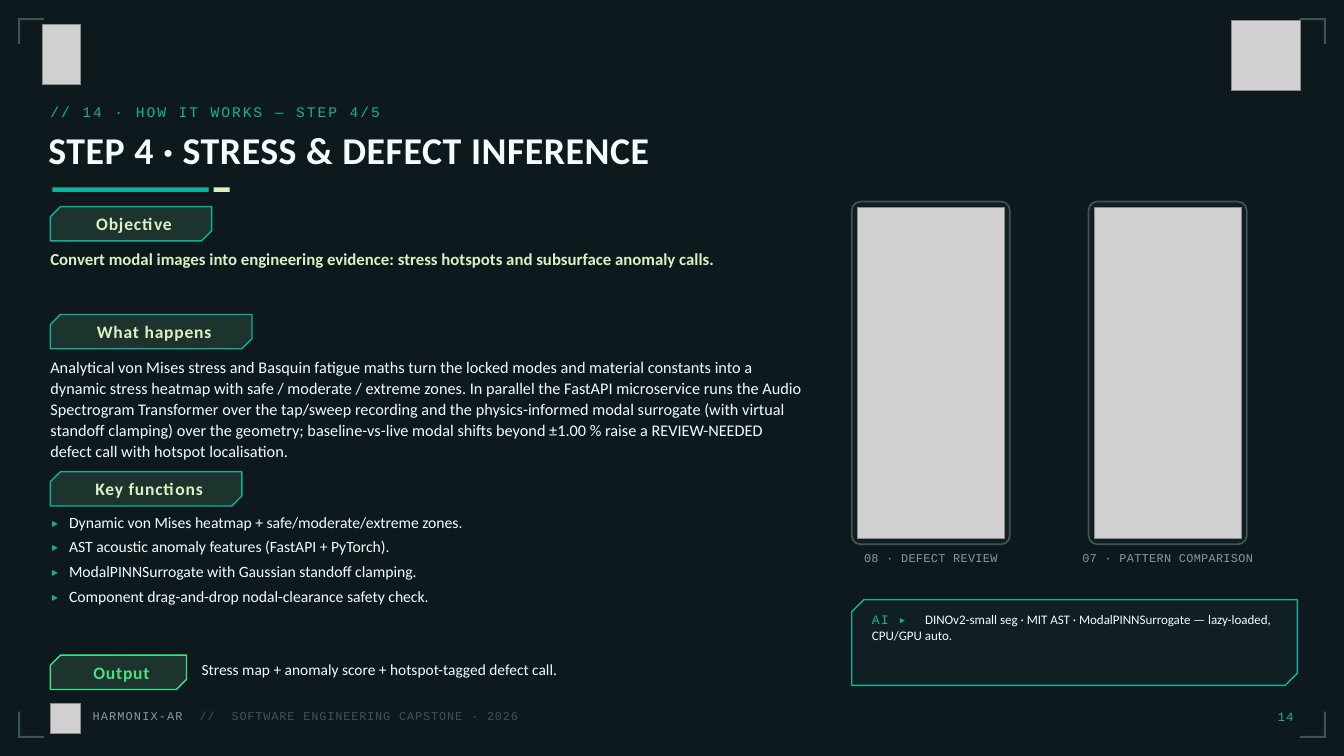
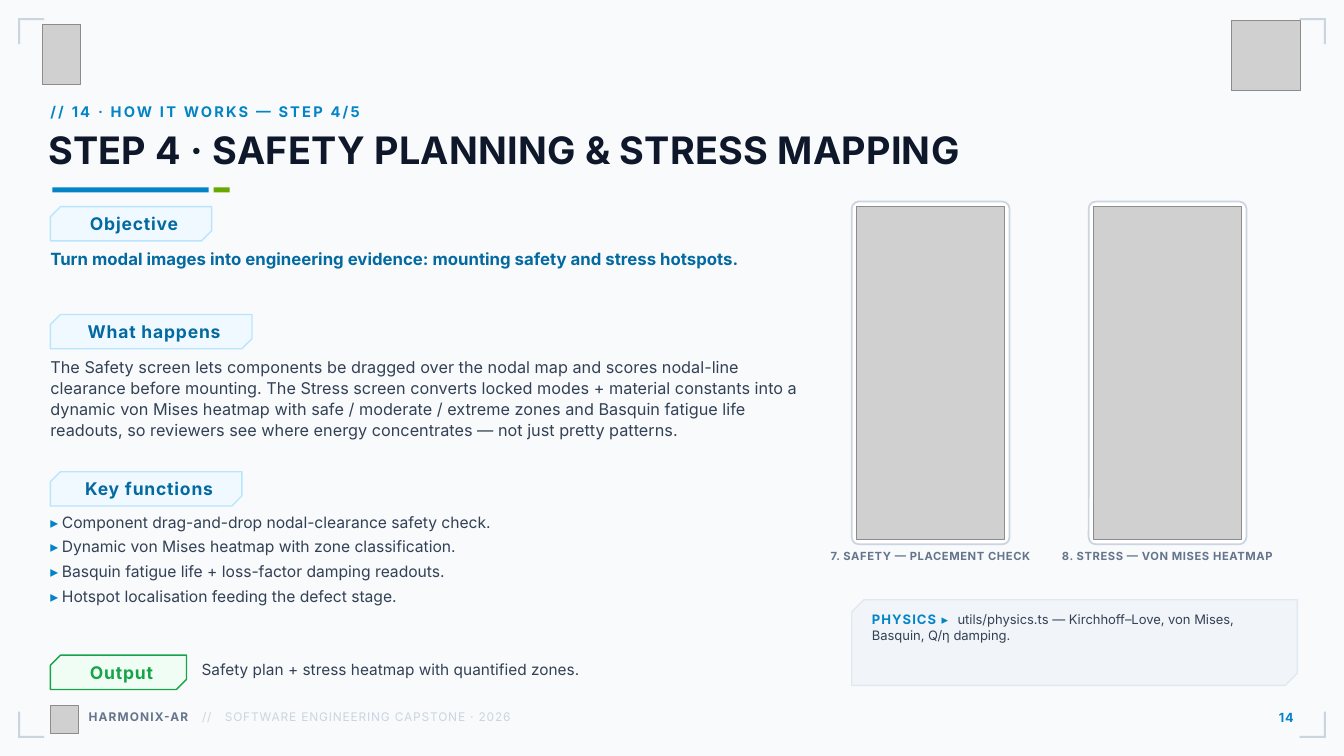
Before and after one commit to nandhish3004/Harmonix-AI, a slide deck: slide 15 of HARMONIX-AR_Capstone_Deck.pptx. Drawn at 1344x756 pixels with LibreOffice and Linux fonts; fonts in the diff are those of the drawing; grey boxes stand for pictures; background and template pictures are left out. Boxes give left, top, right and bottom in pixels: in the first picture for what was removed or moved away, otherwise in the second. Text is boxed around its words. In the diff, an @@ line names an element or a change of style, - is before the commit and + after.

Commit message:
docs: capstone deck v2 — real app UI screenshots (headless build) + current light engineering theme + reference-exact title slide

```diff
--- a/HARMONIX-AR_Capstone_Deck.pptx
+++ b/HARMONIX-AR_Capstone_Deck.pptx
@@ background #0D191C to picture (left out) @@
@@ text "// 14 · HOW IT ..." at bbox=[72, 105, 360, 119]: font Courier New to Inter, text colour #0EB29A to #0284C7, letter spacing 1.4 to 1.6 pt, bold on @@
@@ text at bbox=[48, 136, 960, 165]: text changed; font Calibri to Inter; text colour #F5FDFF to #0F172A @@
-STEP 4 · STRESS & DEFECT INFERENCE
+STEP 4 · SAFETY PLANNING & STRESS MAPPING
@@ rectangle at bbox=[52, 188, 209, 193]: fill #0EB29A to #0284C7 @@
@@ rectangle at bbox=[214, 188, 230, 193]: fill #DDF0C2 to #68A800 @@
@@ rounded rectangle at bbox=[852, 202, 1009, 544]: fill #101F23 to #FFFFFF; outline #3E5556 1.25 pt to #CBD5E1 1.25 pt; proportions changed @@
@@ rounded rectangle at bbox=[1089, 202, 1246, 544]: fill #101F23 to #FFFFFF; outline #3E5556 1.25 pt to #CBD5E1 1.25 pt; proportions changed @@
@@ text at bbox=[50, 252, 738, 269]: text changed; font Calibri to Inter; text colour #DDF0C2 to #0369A1 @@
-Convert modal images into engineering evidence: stress hotspots and subsurface anomaly calls.
+Turn modal images into engineering evidence: mounting safety and stress hotspots.
@@ text at bbox=[50, 360, 797, 440]: text changed; font Calibri to Inter; text colour #F5FDFF to #334155 @@
-Analytical von Mises stress and Basquin fatigue maths turn the locked modes and material constants into a dynamic stress heatmap with safe / moderate / extreme zones. In parallel the FastAPI microservice runs the Audio Spectrogram Transformer over the tap/sweep recording and the physics-informed modal surrogate (with virtual standoff clamping) over the geometry; baseline-vs-live modal shifts beyond ±1.00 % raise a REVIEW-NEEDED defect call with hotspot localisation.
+The Safety screen lets components be dragged over the nodal map and scores nodal-line clearance before mounting. The Stress screen converts locked modes + material constants into a dynamic von Mises heatmap with safe / moderate / extreme zones and Basquin fatigue life readouts, so reviewers see where energy concentrates — not just pretty patterns.
@@ font Calibri to Inter, text colour #DDF0C2 to #0369A1; fill #1C332E to #F0F9FF; outline #0EB29A 1 pt to #BAE6FD 1 pt in 3 elements at bbox=[50, 207, 212, 241], bbox=[50, 315, 252, 349], bbox=[50, 472, 242, 506] @@
@@ text at bbox=[62, 516, 490, 532]: font Courier New to Inter, text colour #0EB29A to #0284C7 in "▸"; font Calibri to Inter, text colour #F5FDFF to #334155 in "Component drag-and-drop nodal-clearance safety check." @@
@@ text at bbox=[69, 517, 462, 580]: paragraphs removed @@
-▸ Dynamic von Mises heatmap + safe/moderate/extreme zones.
-▸ AST acoustic anomaly features (FastAPI + PyTorch).
-▸ ModalPINNSurrogate with Gaussian standoff clamping.
@@ text at bbox=[62, 540, 456, 606]: paragraphs added @@
+▸ Dynamic von Mises heatmap with zone classification.
+▸ Basquin fatigue life + loss-factor damping readouts.
+▸ Hotspot localisation feeding the defect stage.
@@ text added at bbox=[831, 552, 1030, 560], 8 pt, text #64748B, bold @@
+7. SAFETY — PLACEMENT CHECK
@@ text removed at bbox=[864, 554, 997, 562] @@
-08 · DEFECT REVIEW
@@ text added at bbox=[1062, 552, 1273, 560], 8 pt, text #64748B, bold @@
+8. STRESS — VON MISES HEATMAP
@@ text removed at bbox=[1082, 554, 1253, 562] @@
-07 · PATTERN COMPARISON
@@ freeform shape at bbox=[852, 600, 1298, 686]: fill #101F23 to #F1F5F9; outline #0EB29A 1 pt to #E2E8F0 1 pt @@
@@ text at bbox=[872, 614, 1234, 643]: text changed; font Calibri to Inter; text colour #F5FDFF to #334155 @@
-AI ▸ DINOv2-small seg · MIT AST · ModalPINNSurrogate — lazy-loaded, CPU/GPU auto.
+PHYSICS ▸ utils/physics.ts — Kirchhoff–Love, von Mises, Basquin, Q/η damping.
@@ freeform shape "Output" at bbox=[50, 655, 187, 690]: font Calibri to Inter, text colour #4ADE80 to #16A34A; fill #1C332E to #F0FDF4; outline #4ADE80 1 pt to #16A34A 1 pt @@
@@ text at bbox=[202, 663, 579, 678]: text changed; font Calibri to Inter; text colour #F5FDFF to #334155 @@
-Stress map + anomaly score + hotspot-tagged defect call.
+Safety plan + stress heatmap with quantified zones.
@@ text "HARMONIX-AR // SOFTWARE ENGINEERING CAPSTONE ..." at bbox=[89, 712, 511, 721]: font Courier New to Inter; text colour #8C999A to #64748B, bold on in "HARMONIX-AR"; text colour #3E5556 to #CBD5E1 in "// SOFTWARE ENGINEERING CAPSTONE · 2026" @@
@@ text "14" at bbox=[1279, 712, 1294, 722]: font Courier New to Inter, text colour #0EB29A to #0284C7, bold on @@
@@ fill #3E5556 to #CBD5E1 in 8 elements at bbox=[18, 18, 20, 44], bbox=[18, 18, 44, 20], bbox=[1324, 18, 1326, 44], bbox=[1300, 18, 1326, 20], bbox=[18, 712, 20, 738], bbox=[18, 736, 44, 738], bbox=[1324, 712, 1326, 738], bbox=[1300, 736, 1326, 738] @@
```
Also in this commit, not shown: 23 other slides changed, 2 slides added, 2 slides removed, 2 other files.
